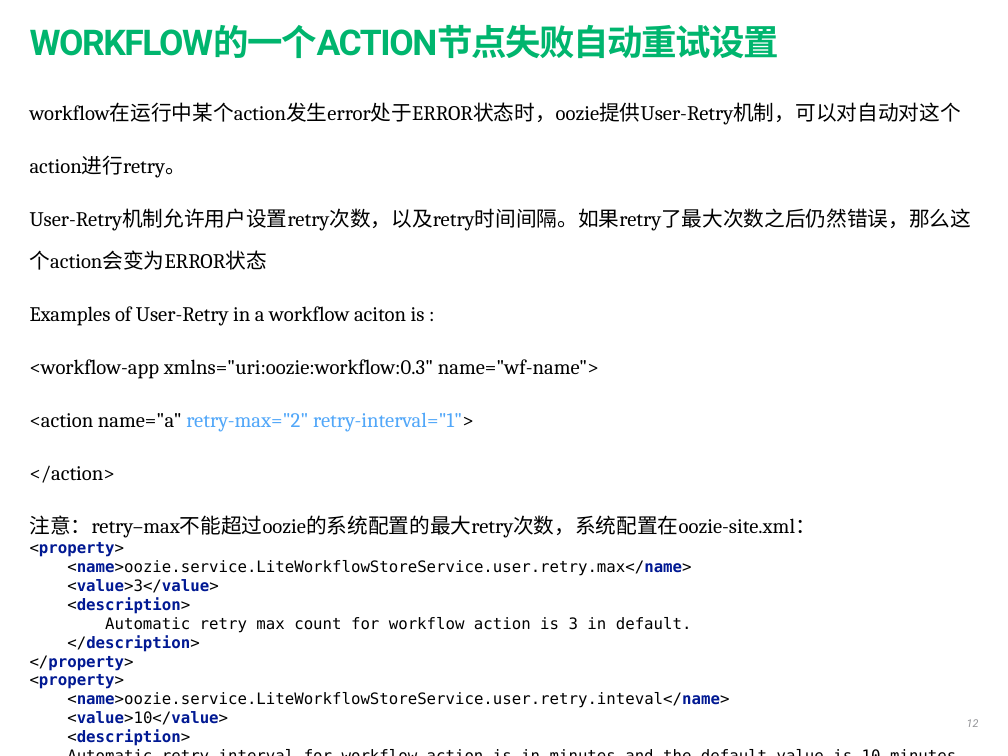
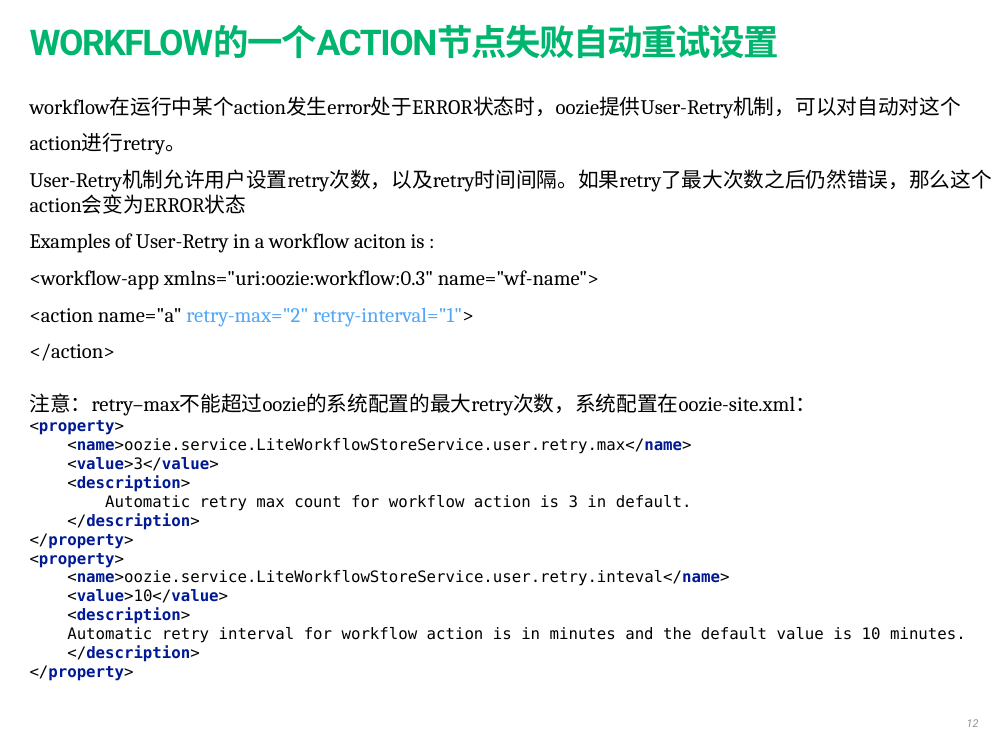
Before and after one commit to shuhuai007/wordcount, a slide deck: slide 12 of oozie-doc/investigate/oozie-feature-summary.pptx. Drawn at 1008x756 pixels with LibreOffice and Linux fonts; fonts in the diff are those of the drawing. Boxes give left, top, right and bottom in pixels: in the first picture for what was removed or moved away, otherwise in the second. Text is boxed around its words. In the diff, an @@ line names an element or a change of style, - is before the commit and + after.

Commit message:
modify oozie feature summary

```diff
--- a/oozie-doc/investigate/oozie-feature-summary.pptx
+++ b/oozie-doc/investigate/oozie-feature-summary.pptx
@@ text at <box>30,96,992,361</box>: line spacing 42pt to 1 @@
```
Also in this commit, not shown: 1 other slide changed, 1 slide added, 1 other file.
